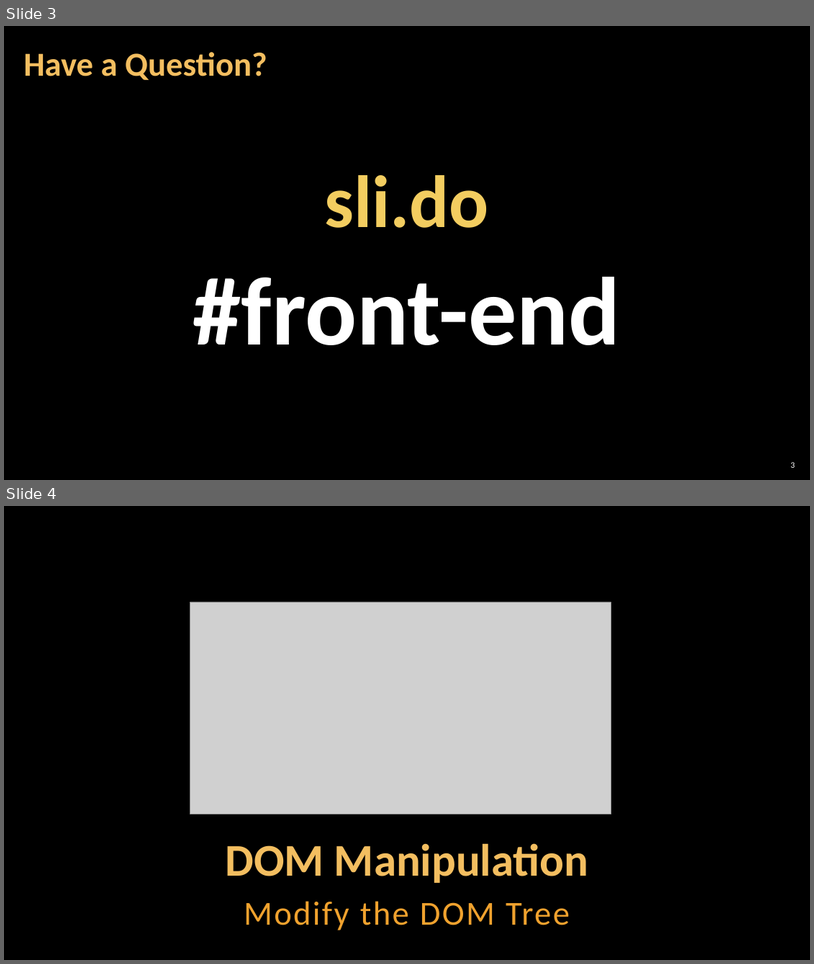
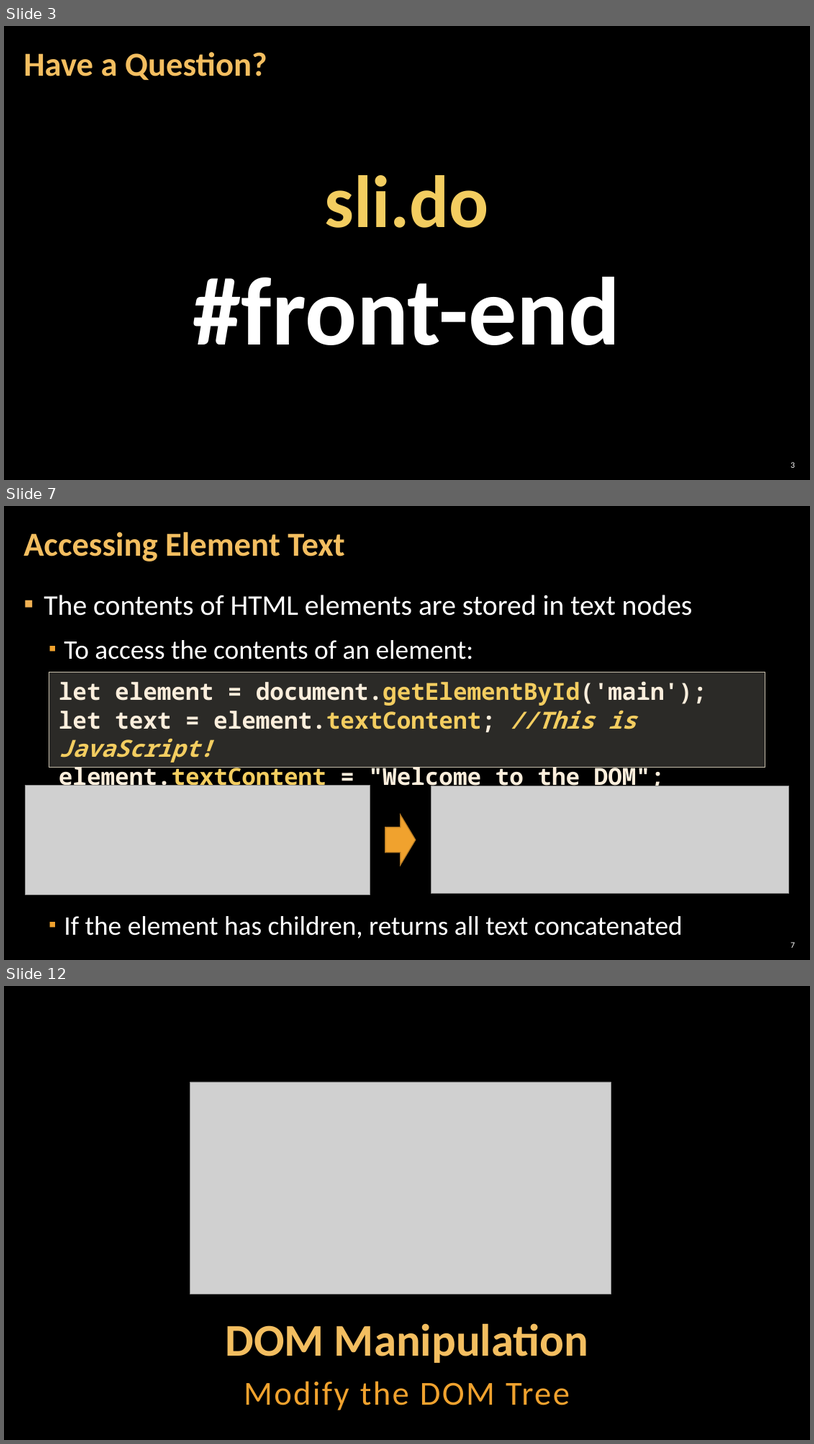
Before and after one commit to antoniaat/Front-End-Development, a slide deck: JavaScript_For_FrontEnd/02. JavaScript-for-Front-End-Introduction-to-DOM-and-Events/02. JavaScript-for-Front-End-Introduction-to-DOM-and-Events.pptx. Shown one above the other, each under a label of ours: slides 3 and 4 before the commit, slides 3, 7 and 12 after it; the slides between them are not shown. The pictures are 814x964 and 814x1444 pixels, drawn with LibreOffice and Linux fonts; fonts in the diff are those of the drawing; grey boxes stand for pictures; background and template pictures are left out. Boxes give left, top, right and bottom in pixels: in the first picture for what was removed or moved away, otherwise in the second. Text is boxed around its words. In the diff, an @@ line names an element or a change of style, - is before the commit and + after.

```diff
--- a/JavaScript_For_FrontEnd/02. JavaScript-for-Front-End-Introduction-to-DOM-and-Events/02. JavaScript-for-Front-End-Introduction-to-DOM-and-Events.pptx
+++ b/JavaScript_For_FrontEnd/02. JavaScript-for-Front-End-Introduction-to-DOM-and-Events/02. JavaScript-for-Front-End-Introduction-to-DOM-and-Events.pptx
@@ slide 7 added at (4, 506, 810, 960), background picture (left out) @@
@@ title added at (23, 532, 345, 561), 40 pt, text #F3BE60, bold @@
+Accessing Element Text
@@ text added at (44, 595, 693, 938), 32 pt, text #FFFFFF @@
+▪ The contents of HTML elements are stored in text nodes
+  ▪ To access the contents of an element:
+  ▪ If the element has children, returns all text concatenated
@@ rectangle added at (49, 672, 766, 767), fill #D9D5C7 at 20% opacity, outline #C7BFAC 1 pt, 28 pt, text #FBEEDC, bold @@
+let element = document.getElementById('main');
+let text = element.textContent; //This is JavaScript!
+element.textContent = "Welcome to the DOM";
@@ picture added at (25, 785, 370, 894) @@
@@ picture added at (431, 786, 790, 893) @@
@@ right arrow added at (386, 815, 416, 865), fill #F0A22E, outline #B27822 1 pt @@
@@ page number added at (791, 942, 795, 947), 10 pt, text #FFFFFF @@
+7
@@ what was slide 4 is now slide 12 @@
```
Also in this commit, not shown: 3 slides changed, 8 other slides added, 1 slide removed, 12 other files.
